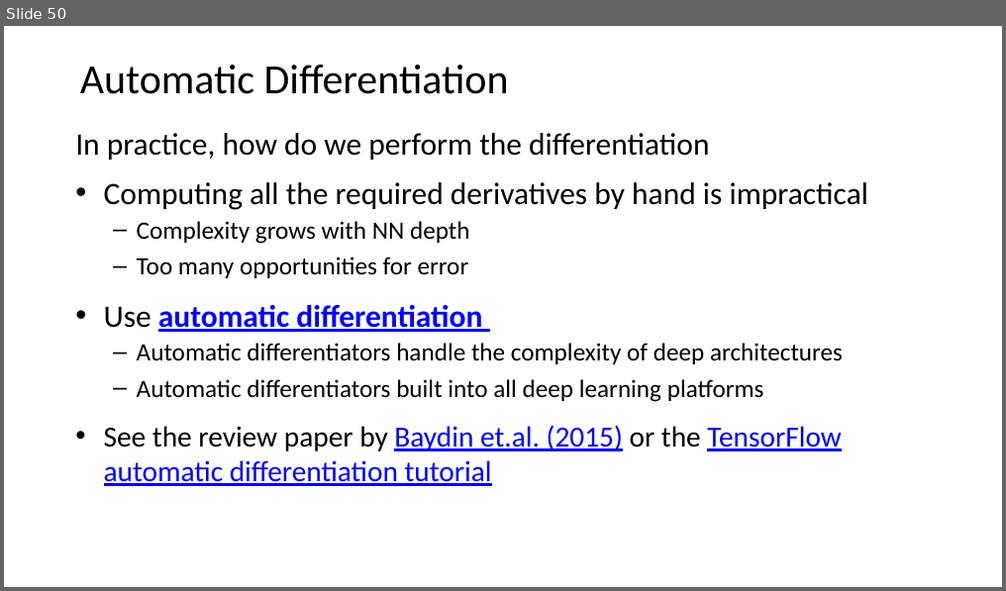
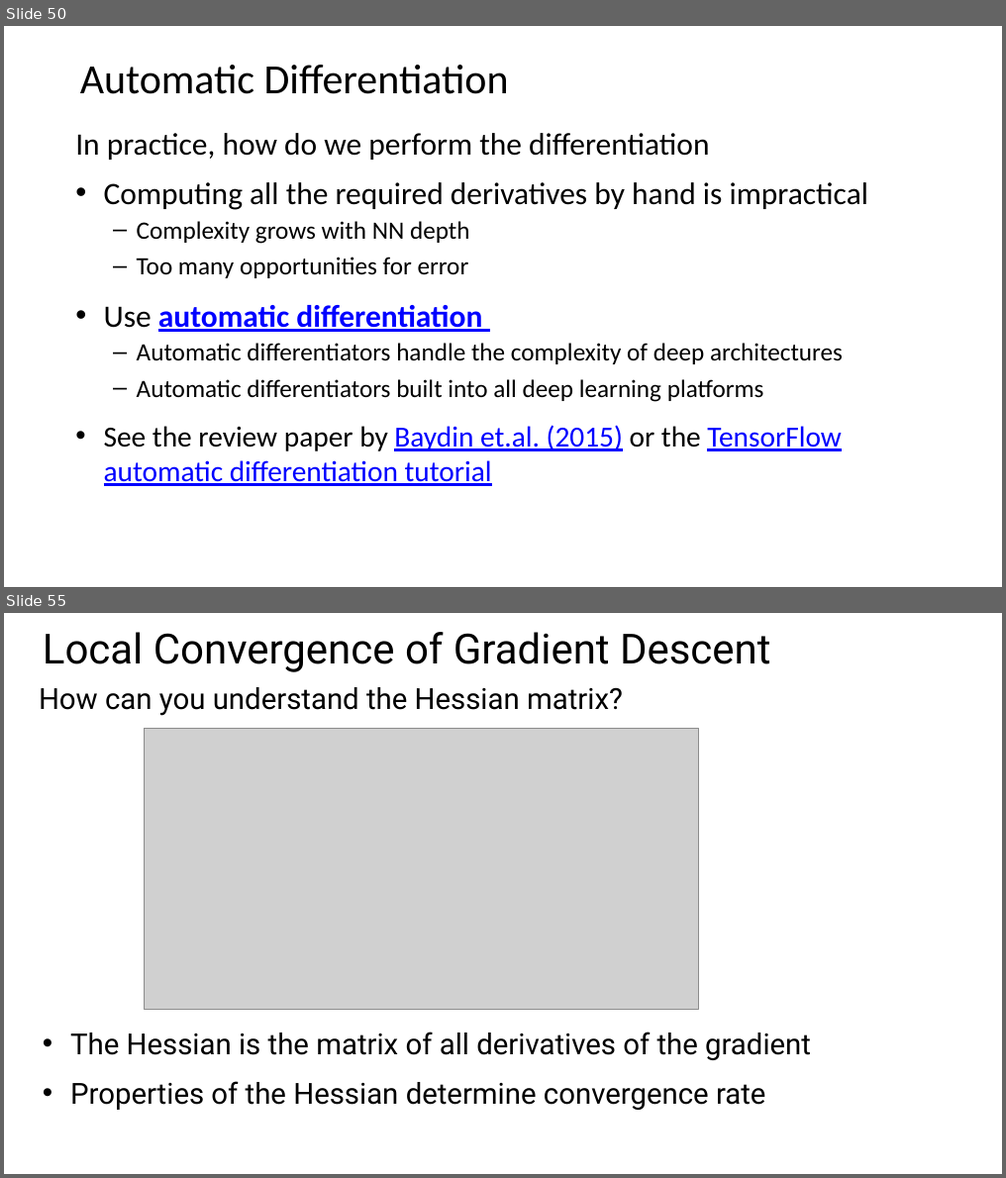
Before and after one commit to StephenElston/CSCI-E25, a slide deck: Slides/5_BuildingBlocksOfDeepLearning.pptx. Shown one above the other, each under a label of ours: slide 50 before the commit, slides 50 and 55 after it; the slides between them are not shown. The pictures are 1006x591 and 1006x1178 pixels, drawn with LibreOffice and Linux fonts; fonts in the diff are those of the drawing; grey boxes stand for pictures. Boxes give left, top, right and bottom in pixels: in the first picture for what was removed or moved away, otherwise in the second. Text is boxed around its words. In the diff, an @@ line names an element or a change of style, - is before the commit and + after.

```diff
--- a/Slides/5_BuildingBlocksOfDeepLearning.pptx
+++ b/Slides/5_BuildingBlocksOfDeepLearning.pptx
@@ slide 55 added at <box>4,613,1002,1174</box>, background #FFFFFF @@
@@ title added at <box>43,632,771,672</box>, 40 pt, text #000000 @@
+Local Convergence of Gradient Descent
@@ text added at <box>39,687,623,716</box>, 28 pt, text #000000 @@
+How can you understand the Hessian matrix?
@@ picture added at <box>144,728,699,1010</box> @@
@@ text added at <box>70,1032,811,1110</box>, 28 pt, text #000000 @@
+• The Hessian is the matrix of all derivatives of the gradient
+• Properties of the Hessian determine convergence rate
```
Also in this commit, not shown: 19 other slides added, 2 other files.
